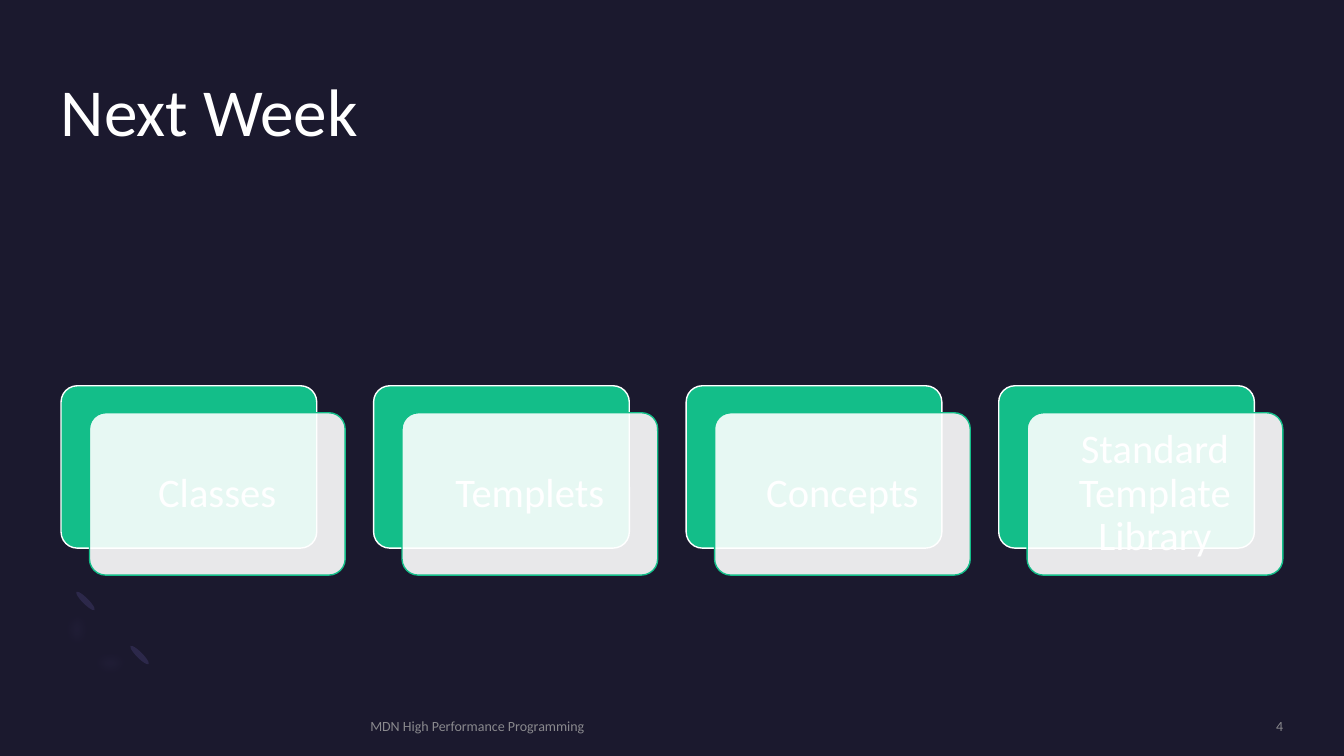
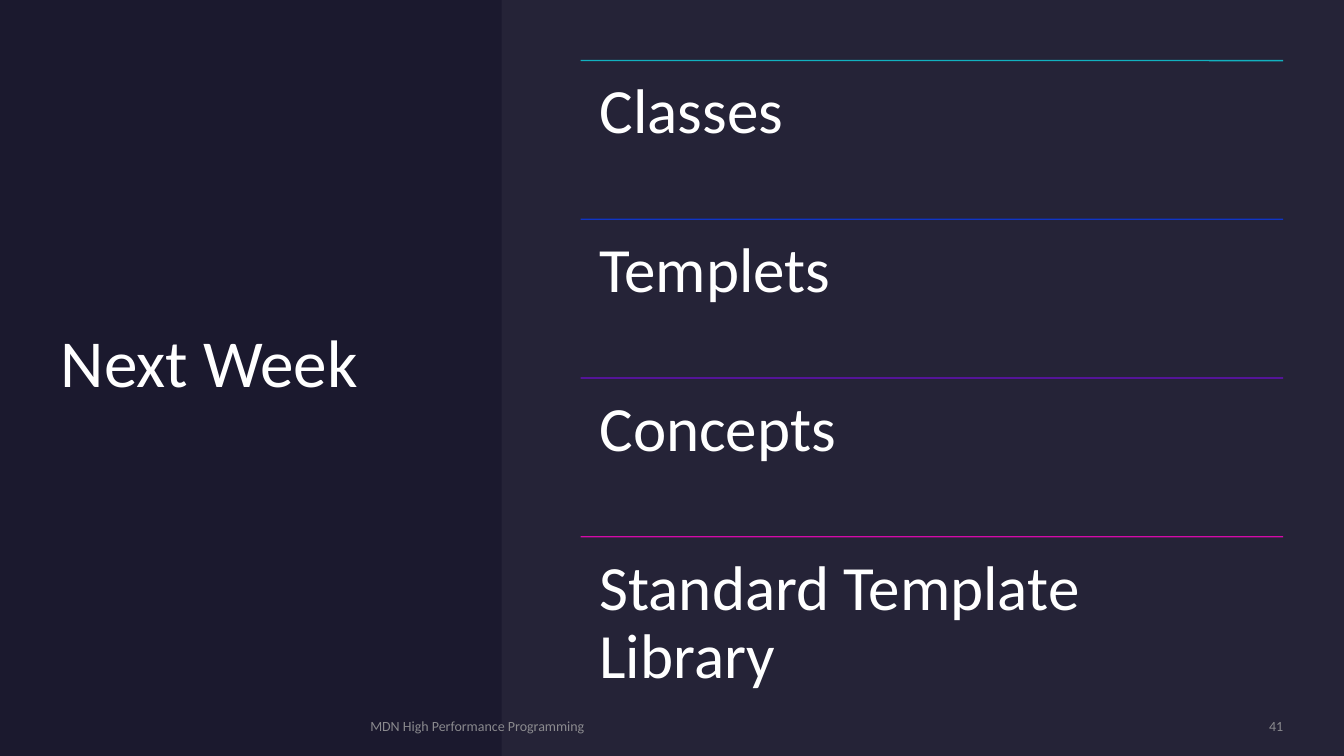
Before and after one commit to MonashDeepNeuron/HPP, a slide deck: slide 41 of content/part4/slides/hpp_part4.pptx (slide 4 before the commit). Drawn at 1344x756 pixels with LibreOffice and Linux fonts; fonts in the diff are those of the drawing. Boxes give left, top, right and bottom in pixels: in the first picture for what was removed or moved away, otherwise in the second. Text is boxed around its words. In the diff, an @@ line names an element or a change of style, - is before the commit and + after.

```diff
--- a/content/part4/slides/hpp_part4.pptx
+++ b/content/part4/slides/hpp_part4.pptx
@@ rectangle added at bbox=[0, 0, 1344, 756], fill #1B192E @@
@@ rectangle added at bbox=[502, 0, 1344, 756], fill #E4E3F0 at 5% opacity @@
@@ title "Next Week": place and size @@
-title "Next Week" at bbox=[61, 89, 358, 137]
+title "Next Week" at bbox=[61, 340, 358, 388]
@@ group removed at bbox=[62, 386, 1284, 575]: 8 rounded rectangles @@
@@ group added at bbox=[581, 60, 1284, 688]: 4 lines, 4 texts @@
+Classes
+Templets
+Concepts
+Standard Template Library
@@ freeform shape removed at bbox=[40, 587, 153, 700] @@
@@ ellipse removed at bbox=[74, 590, 97, 612] @@
@@ ellipse removed at bbox=[128, 644, 151, 667] @@
@@ page number at bbox=[1269, 722, 1283, 731]: text changed @@
-4
+41
```
Also in this commit, not shown: 1 other slide changed, 3 slides added, 2 slides removed, 4 other files.
